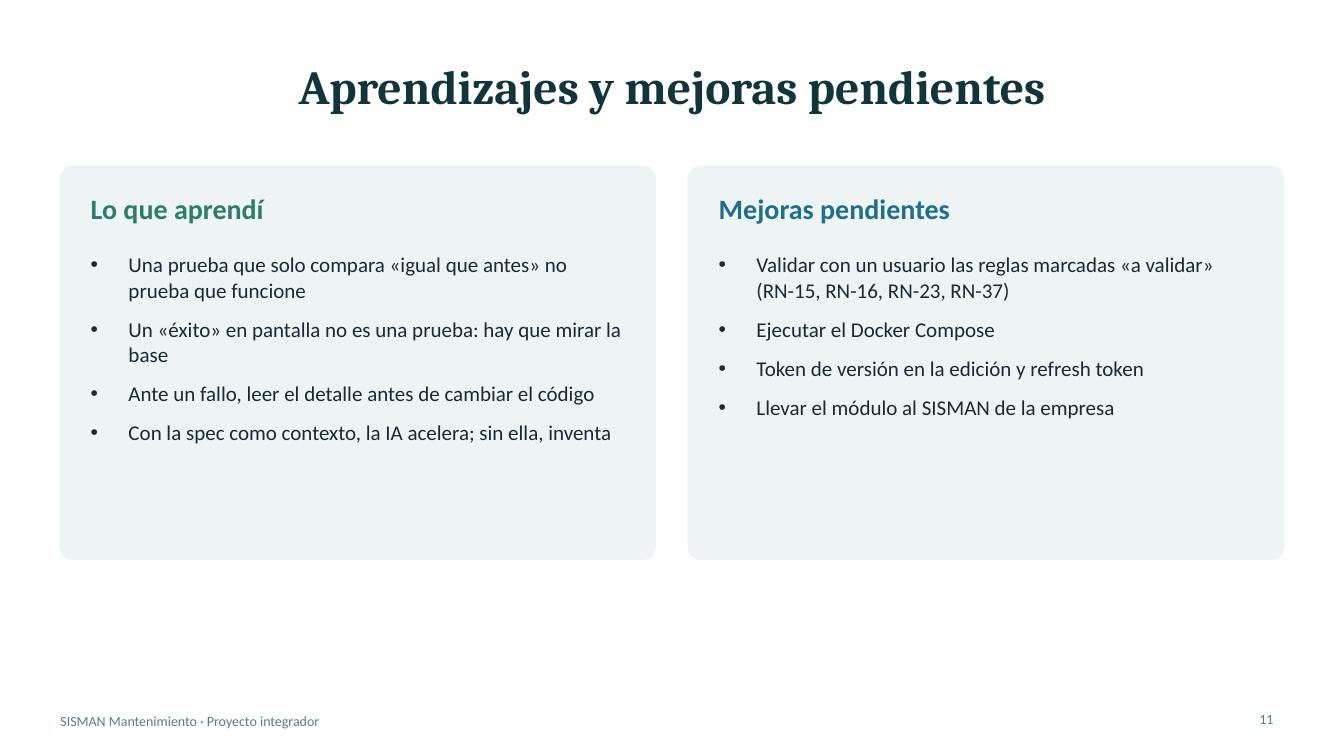
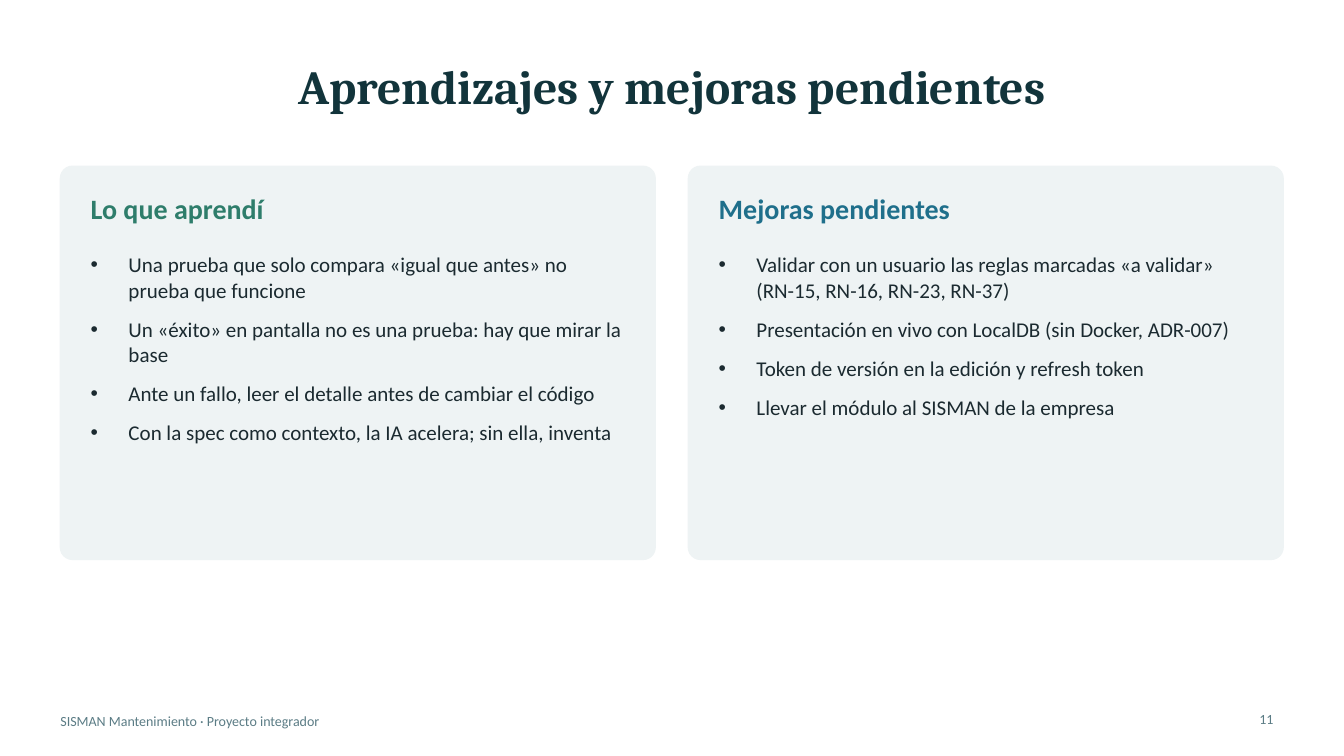
Before and after one commit to AngelHermozaSalasEDP/sisman-mantenimiento, a slide deck: slide 11 of docs/presentacion.pptx. Drawn at 1344x756 pixels with LibreOffice and Linux fonts; fonts in the diff are those of the drawing. Boxes give left, top, right and bottom in pixels: in the first picture for what was removed or moved away, otherwise in the second. Text is boxed around its words. In the diff, an @@ line names an element or a change of style, - is before the commit and + after.

```diff
--- a/docs/presentacion.pptx
+++ b/docs/presentacion.pptx
@@ text at (756, 322, 1229, 340): text changed @@
-• Ejecutar el Docker Compose
+• Presentación en vivo con LocalDB (sin Docker, ADR-007)
```
Also in this commit, not shown: 1 other slide changed.
